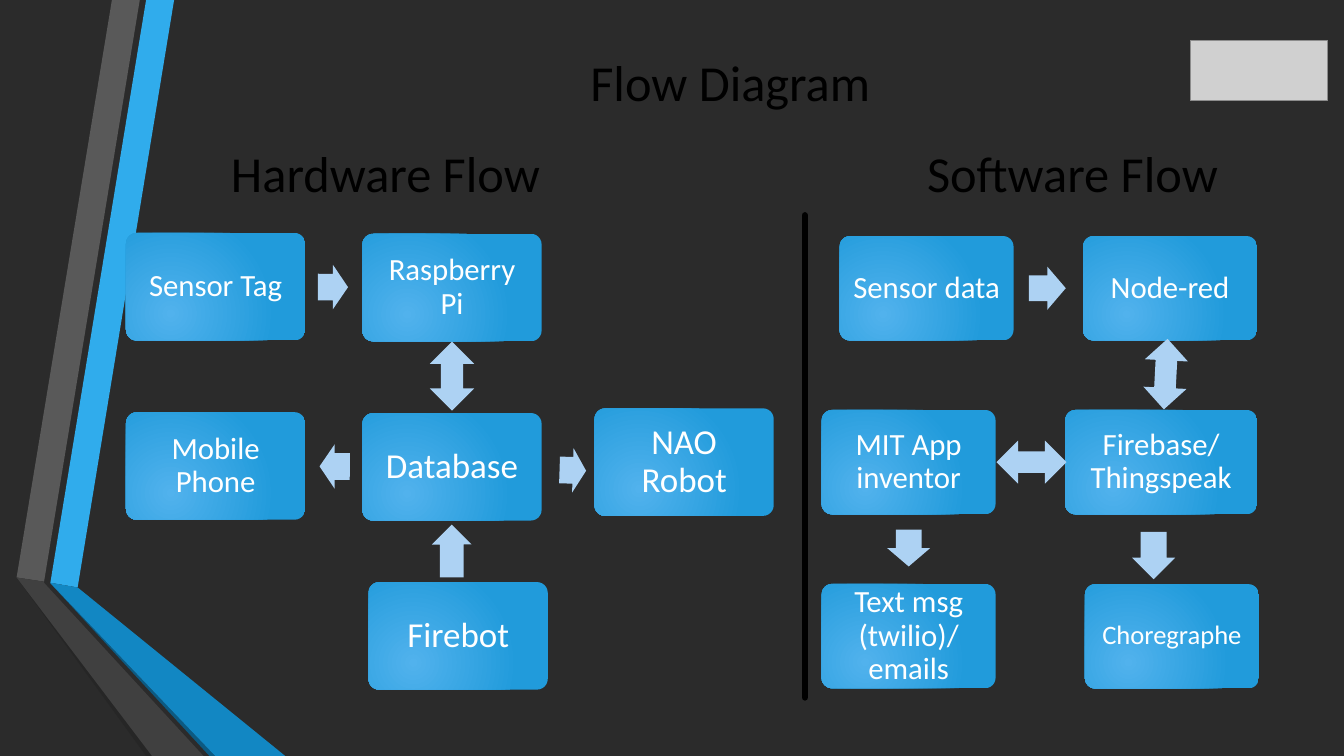
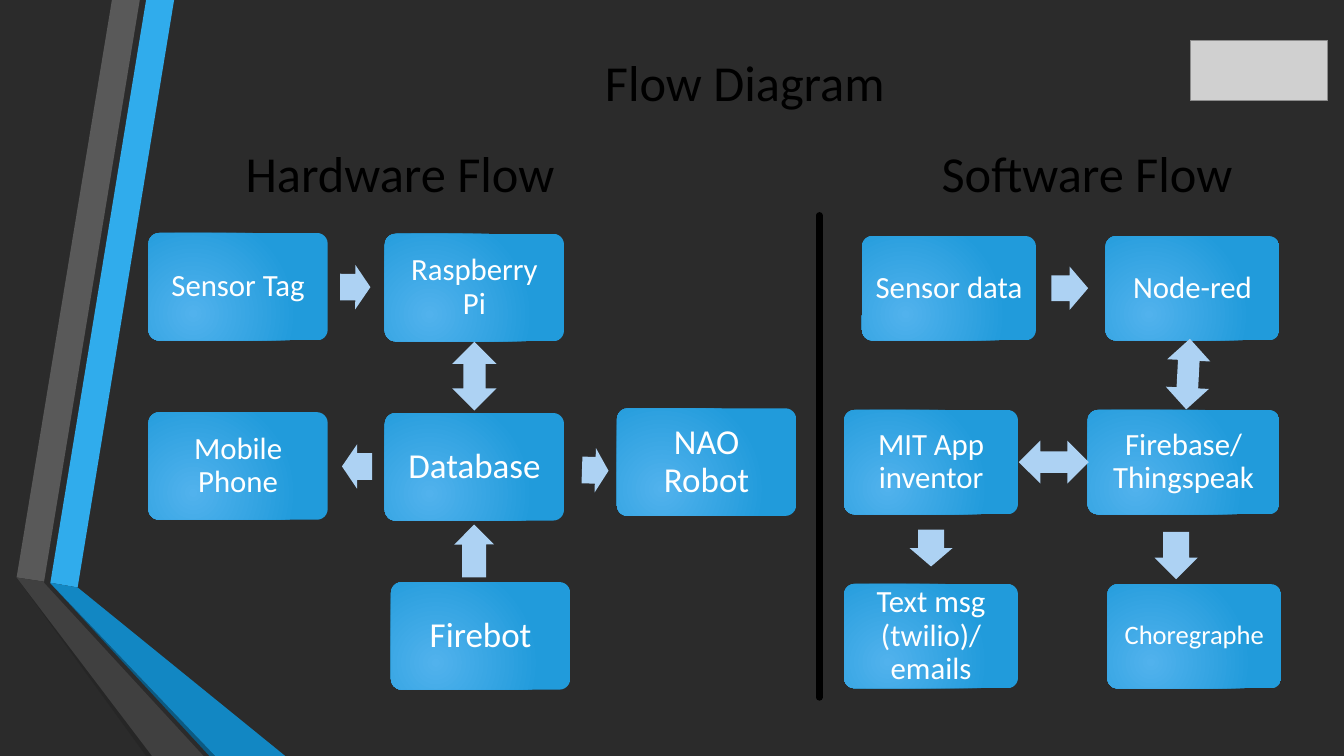
Before and after one commit to farid7666/CS5690-IoT-Robot, a slide deck: slide 4 of Project/Documentation/IOT-SMART-HOME-Firebot-and-Device-Automation.pptx (slide 3 before the commit). Drawn at 1344x756 pixels with LibreOffice and Linux fonts; fonts in the diff are those of the drawing; grey boxes stand for pictures; background and template pictures are left out; a plain dark background stands for a picture behind light text. Boxes give left, top, right and bottom in pixels: in the first picture for what was removed or moved away, otherwise in the second. Text is boxed around its words. In the diff, an @@ line names an element or a change of style, - is before the commit and + after.

```diff
--- a/Project/Documentation/IOT-SMART-HOME-Firebot-and-Device-Automation.pptx
+++ b/Project/Documentation/IOT-SMART-HOME-Firebot-and-Device-Automation.pptx
@@ title "Flow Diagram Hardware Flow Software ...": place and size @@
-title "Flow Diagram Hardware Flow Software ..." at <box>231,66,1218,192</box>
+title "Flow Diagram Hardware Flow Software ..." at <box>246,66,1232,192</box>
@@ line moved from (806, 216) - (806, 698) to (820, 216) - (820, 698) @@
@@ 11 texts, 9 rounded rectangles, 5 right arrows, 2 left right arrows: place and size @@
-11 texts, 9 rounded rectangles, 5 right arrows, 2 left right arrows at <box>126,233,1258,690</box>
+11 texts, 9 rounded rectangles, 5 right arrows, 2 left right arrows at <box>148,233,1280,690</box>
@@ 3 rounded rectangles, 2 right arrows, 1 text, 1 left right arrow: place and size @@
-3 rounded rectangles, 2 right arrows, 1 text, 1 left right arrow at <box>318,234,1259,689</box>
+3 rounded rectangles, 2 right arrows, 1 text, 1 left right arrow at <box>341,234,1282,689</box>
```
Also in this commit, not shown: 1 other slide changed, 17 slides added, 3 slides removed.
